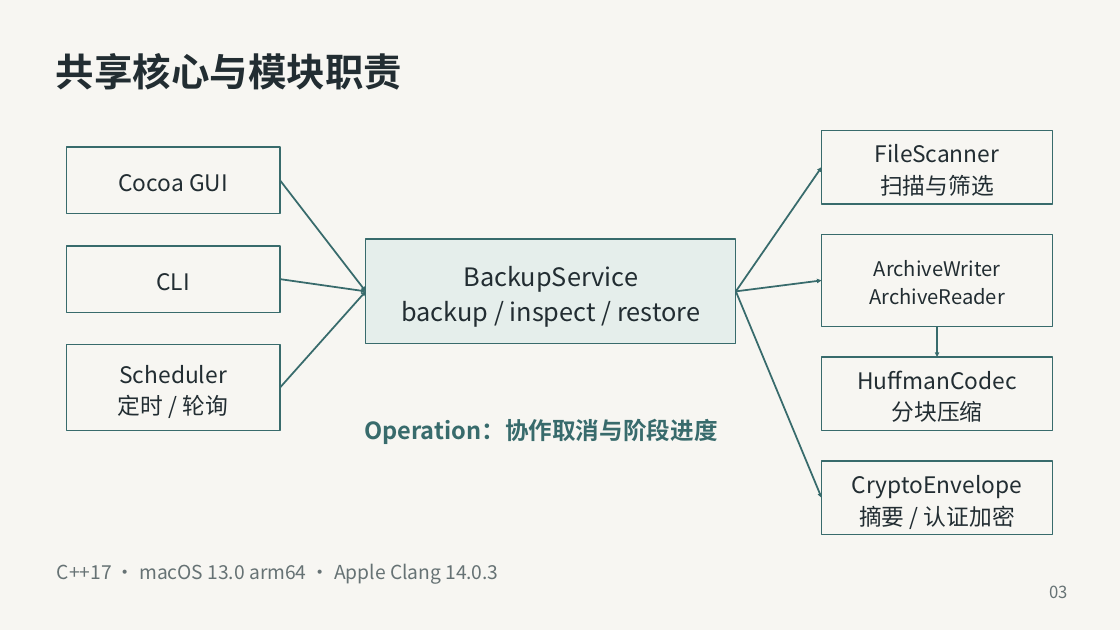
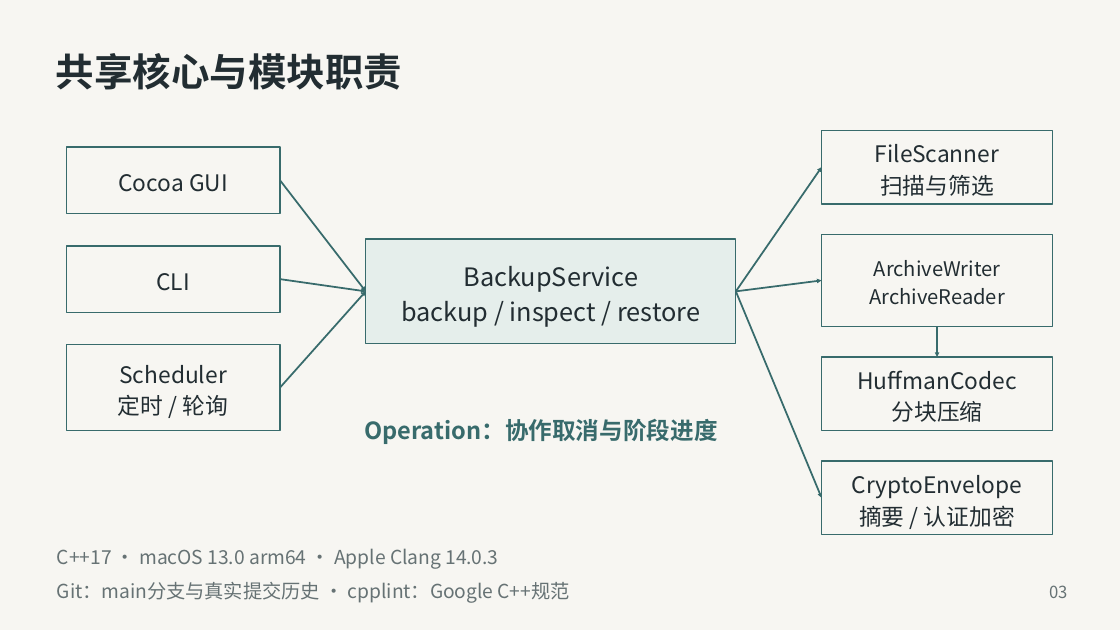
Before and after one commit to Peregrinate-PG/SquirrelBackup, a slide deck: slide 3 of presentations/第3组_松鼠备份_答辩.pptx. Drawn at 1120x630 pixels with LibreOffice and Linux fonts; fonts in the diff are those of the drawing. Boxes give left, top, right and bottom in pixels: in the first picture for what was removed or moved away, otherwise in the second. Text is boxed around its words. In the diff, an @@ line names an element or a change of style, - is before the commit and + after.

```diff
--- a/presentations/第3组_松鼠备份_答辩.pptx
+++ b/presentations/第3组_松鼠备份_答辩.pptx
@@ text "C++17 · macOS 13.0 arm64 ...": place and size @@
-text "C++17 · macOS 13.0 arm64 ..." at [57, 563, 498, 584]
+text "C++17 · macOS 13.0 arm64 ..." at [57, 548, 498, 569]
@@ text added at [57, 582, 570, 603], 16.5 pt, text #667274 @@
+Git：main分支与真实提交历史 · cpplint：Google C++规范
```
Also in this commit, not shown: 2 other slides changed, 10 other files.
